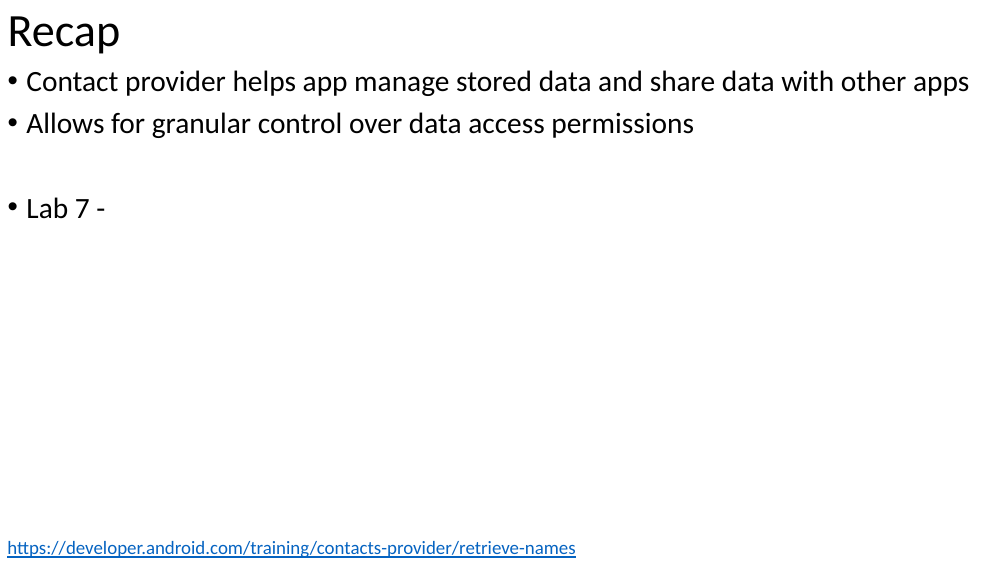
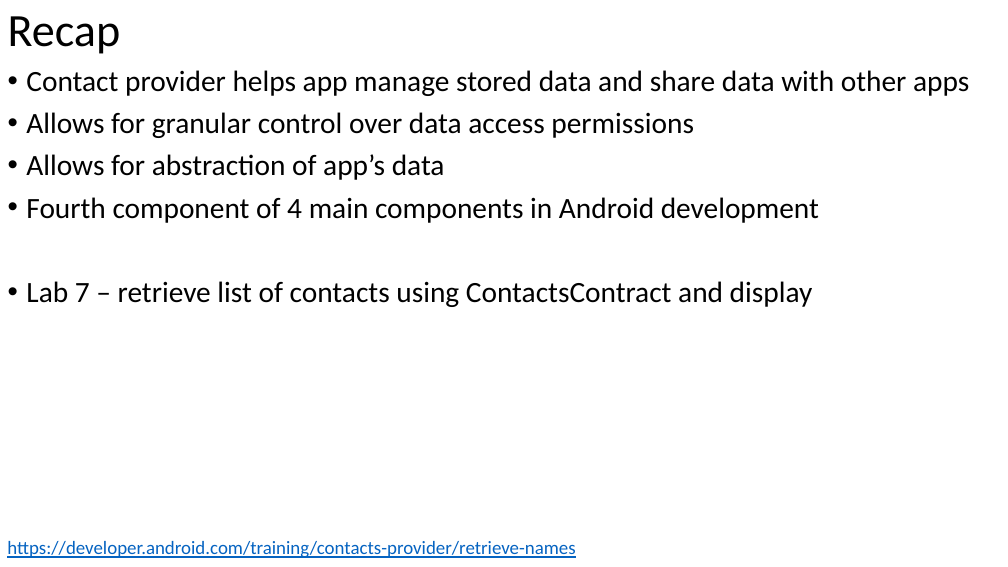
Before and after one commit to russellu/cs230, a slide deck: slide 39 of Lecture_12.pptx. Drawn at 1008x567 pixels with LibreOffice and Linux fonts; fonts in the diff are those of the drawing. Boxes give left, top, right and bottom in pixels: in the first picture for what was removed or moved away, otherwise in the second. Text is boxed around its words. In the diff, an @@ line names an element or a change of style, - is before the commit and + after.

Commit message:
add

```diff
--- a/Lecture_12.pptx
+++ b/Lecture_12.pptx
@@ text at bbox=[26, 154, 819, 307]: text changed @@
-• Lab 7 -
+• Allows for abstraction of app’s data
+• Fourth component of 4 main components in Android development
+• Lab 7 – retrieve list of contacts using ContactsContract and display
```
Also in this commit, not shown: 5 other slides changed.
